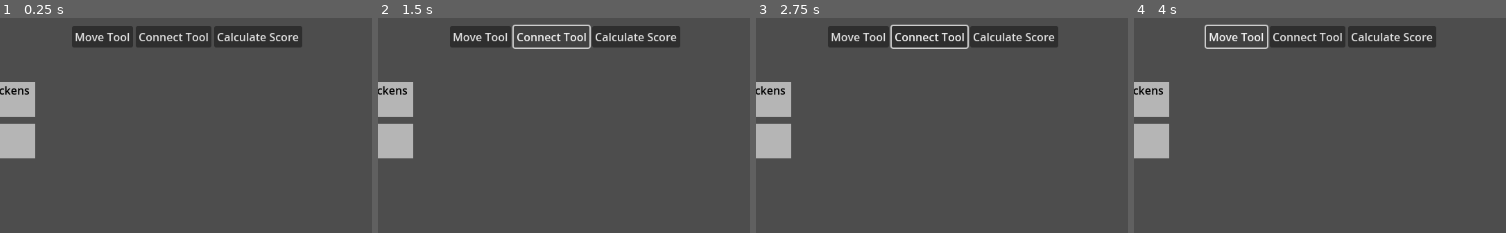
Above: before the commit, frames 1-4 (left to right).
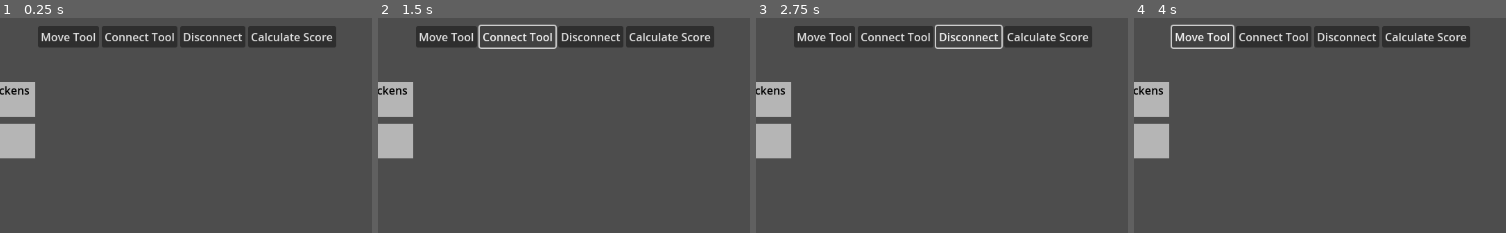
Above: after the commit, the same moments.

Repository: sk337/MindMapGame
Game: Godot game, scene res://scenes/MapGame.tscn
Two runs of this game, one before a commit and one after it. Both use one fixed random seed, a clock stepped at 60 frames per second and the inputs below.
Inputs (mouse positions are % of the whole screen's width and height, from its top left):
- Up to frame 1 (0.25 s): no input
- Up to frame 2 (1.5 s): click "Move Tool" at 0.5 s; click "Connect Tool" at 1.25 s
- Up to frame 3 (2.75 s): click (53, 4) at 2 s, where only the run after the commit has a clickable "Disconnect"
- Up to frame 4 (4 s): click "Calculate Score" at 2.75 s; click "Move Tool" at 3.5 s
The pictures show only the part of the screen within x 25-75%, y 0-50%; the shares and areas given below are measured in that part.

The runs differ from the first frame. In frame 1, 3.2% of the frame differs, in the area x 10-91%, y 3-14%; in frame 2, 3.6%; in frame 3, 3.7%, in the area x 10-91%, y 2-15%; in frame 4, 3.0%.

Commit message:
Woohoo! we can disconnect lines.
seems to be bug free.

Diff:
--- a/scenes/MapGame.tscn
+++ b/scenes/MapGame.tscn
@@ -40,6 +40,10 @@
 layout_mode = 2
 text = "Connect Tool"
 
+[node name="Disconnect" type="Button" parent="UI/CenterContainer/VBoxContainer/HBoxContainer"]
+layout_mode = 2
+text = "Disconnect"
+
 [node name="CalculateScoreButton" type="Button" parent="UI/CenterContainer/VBoxContainer/HBoxContainer"]
 layout_mode = 2
 text = "Calculate Score"
@@ -54,4 +58,5 @@
 
 [connection signal="pressed" from="UI/CenterContainer/VBoxContainer/HBoxContainer/MoveToolButton" to="." method="_on_move_tool_button_pressed"]
 [connection signal="pressed" from="UI/CenterContainer/VBoxContainer/HBoxContainer/ConnectTermsToolButton" to="." method="_on_connect_terms_tool_button_pressed"]
+[connection signal="pressed" from="UI/CenterContainer/VBoxContainer/HBoxContainer/Disconnect" to="." method="_on_disconnect_pressed"]
 [connection signal="pressed" from="UI/CenterContainer/VBoxContainer/HBoxContainer/CalculateScoreButton" to="." method="_on_calculate_score_button_pressed"]
--- a/scripts/MapGame.gd
+++ b/scripts/MapGame.gd
@@ -4,7 +4,7 @@
 var json_path = "res://data/NonMendel.json"
 var term_scene_path = "res://scenes/Term.tscn"
 var connector_line_scene_path = "res://scenes/ConnectorLine.tscn"
-enum Tools {MOVE, CONNECT}
+enum Tools {MOVE, CONNECT, DISCONNECT}
 var current_tool = Tools.MOVE
 var first_clicked_term = null
 var line_in_progress = null
@@ -145,6 +145,12 @@
 				if event is InputEventMouseMotion :
 					if event.global_position:
 						line_in_progress.set_point_position(1, first_clicked_term.to_local(event.global_position))
+	elif current_tool == Tools.DISCONNECT:
+		# disconnect logic
+		if event is InputEventMouseButton and event.button_index == MOUSE_BUTTON_LEFT:
+			var clicked_term = get_clicked_term(event.position)
+			if clicked_term != null:
+				disconnect_term(clicked_term)
 
 func update_lines_for_term(changed_term):
 	# move start and end points of lines where this term is the start
@@ -273,3 +279,47 @@
 	var score = calculate_score()
 	$UI/ScoreBox.text = "Score: " + str(score)
 	$UI/ScoreBox.visible = true
+
+
+func _on_disconnect_pressed():
+	current_tool = Tools.DISCONNECT
+	for term in get_tree().get_nodes_in_group("terms"):
+		term.set_tool_mode("disconnect")
+
+func disconnect_term(term: Node2D):
+	var term_index = term.term_index
+	var to_free = []
+
+	# Gather lines connected to the term to be freed.
+	for line in term_connections[term_index]["start_lines"]:
+		to_free.append(line)
+	for line in term_connections[term_index]["end_lines"]:
+		to_free.append(line)
+
+	# Clear the references in the current term's connection data.
+	term_connections[term_index]["start_lines"] = []
+	term_connections[term_index]["end_lines"] = []
+
+	# Remove references in other terms' connection data where this term is involved.
+	for other_term_index in term_connections:
+		if other_term_index == term_index:
+			continue  # Skip the current term.
+
+		# Filter out the disconnected lines from start lines.
+		var filtered_start_lines = []
+		for line in term_connections[other_term_index]["start_lines"]:
+			if not line in to_free:
+				filtered_start_lines.append(line)
+		term_connections[other_term_index]["start_lines"] = filtered_start_lines
+
+		# Filter out the disconnected lines from end lines.
+		var filtered_end_lines = []
+		for line in term_connections[other_term_index]["end_lines"]:
+			if not line in to_free:
+				filtered_end_lines.append(line)
+		term_connections[other_term_index]["end_lines"] = filtered_end_lines
+
+	# Now free the lines after they've been removed from all references.
+	for line in to_free:
+		if is_instance_valid(line):
+			line.queue_free()
--- a/scripts/Term.gd
+++ b/scripts/Term.gd
@@ -13,7 +13,7 @@
 var MapGame = null
 var old_global_position = Vector2()
 
-enum Tools {MOVE, CONNECT}
+enum Tools {MOVE, CONNECT, DISCONNECT}
 var current_tool = Tools.MOVE
 
 # Called when the node enters the scene tree for the first time.
@@ -69,6 +69,8 @@
 		current_tool = Tools.MOVE
 	elif new_mode == "connect":
 		current_tool = Tools.CONNECT
+	elif new_mode == "disconnect":
+		current_tool == Tools.DISCONNECT
 
 # Called every frame. 'delta' is the elapsed time since the previous frame.
 func _process(delta):
